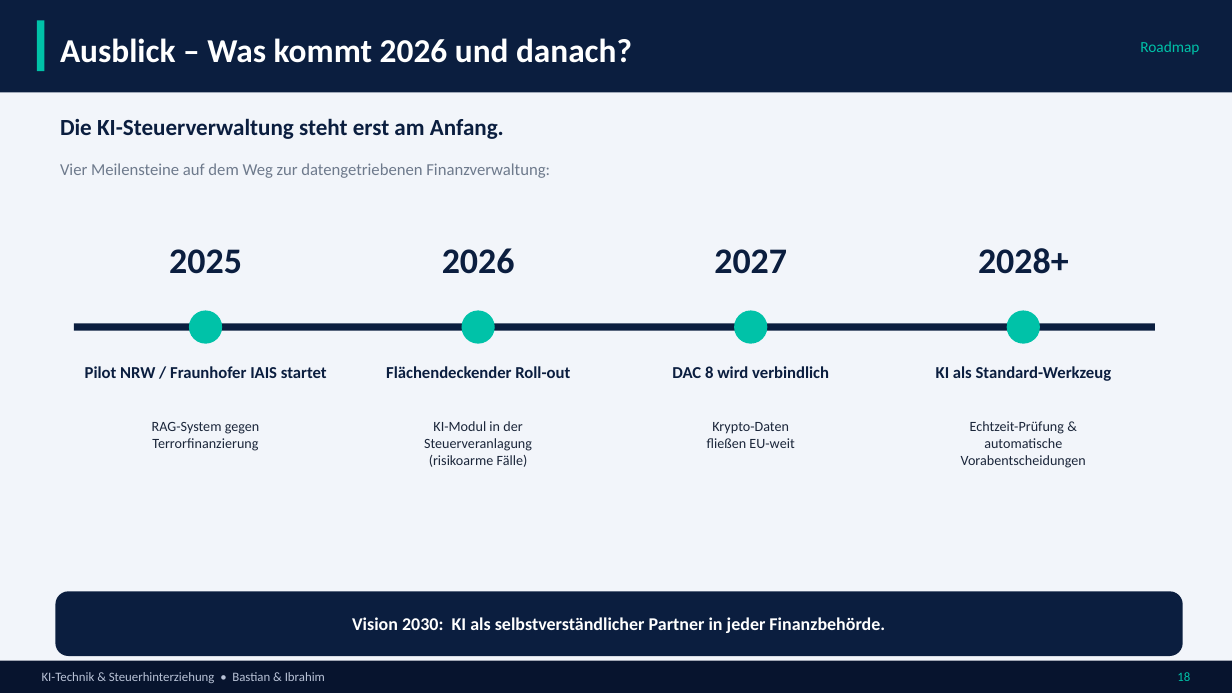
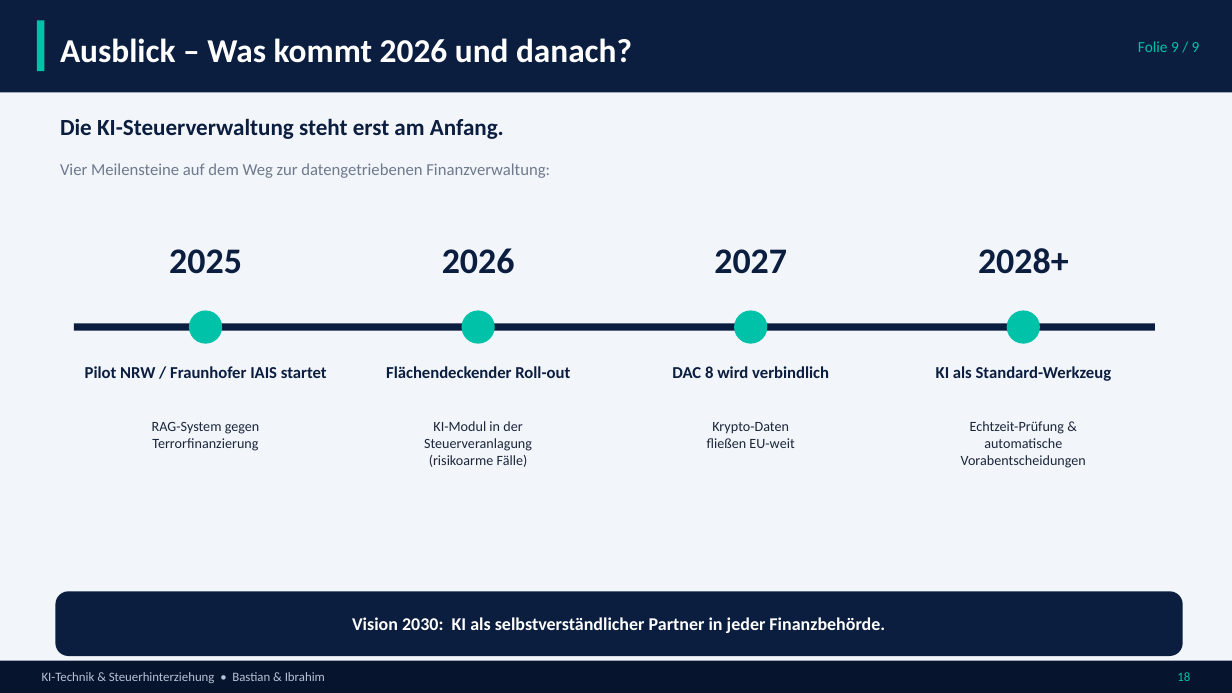
Before and after one commit to brahimkhaleel818-prog/claude-projekt, a slide deck: slide 18 of output/KI_Steuerhinterziehung_NEU.pptx. Drawn at 1232x693 pixels with LibreOffice and Linux fonts; fonts in the diff are those of the drawing. Boxes give left, top, right and bottom in pixels: in the first picture for what was removed or moved away, otherwise in the second. Text is boxed around its words. In the diff, an @@ line names an element or a change of style, - is before the commit and + after.

```diff
--- a/output/KI_Steuerhinterziehung_NEU.pptx
+++ b/output/KI_Steuerhinterziehung_NEU.pptx
@@ text at [1138, 41, 1200, 52]: text changed @@
-Roadmap
+Folie 9 / 9
```
Also in this commit, not shown: 16 other slides changed.
